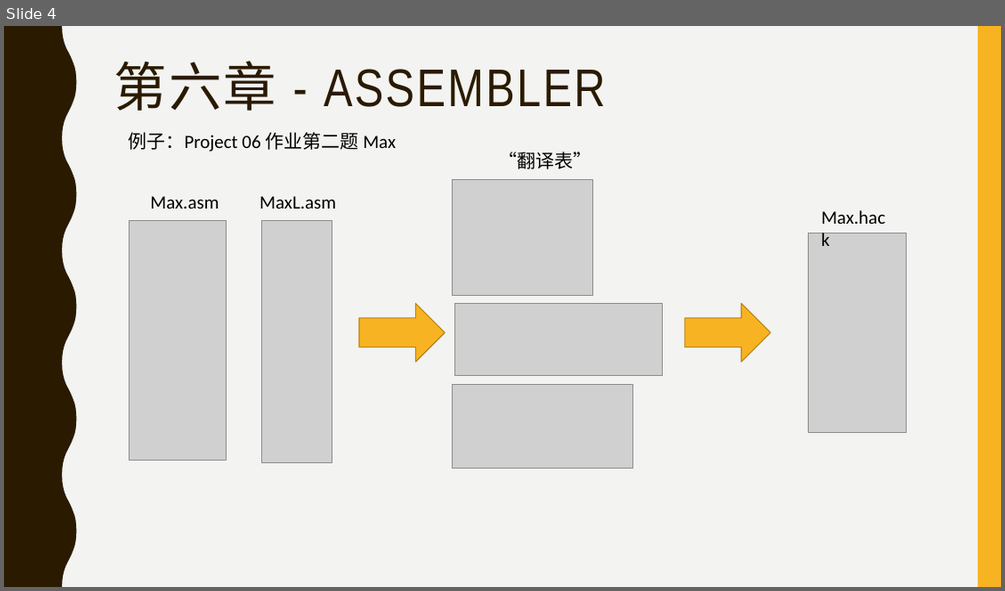
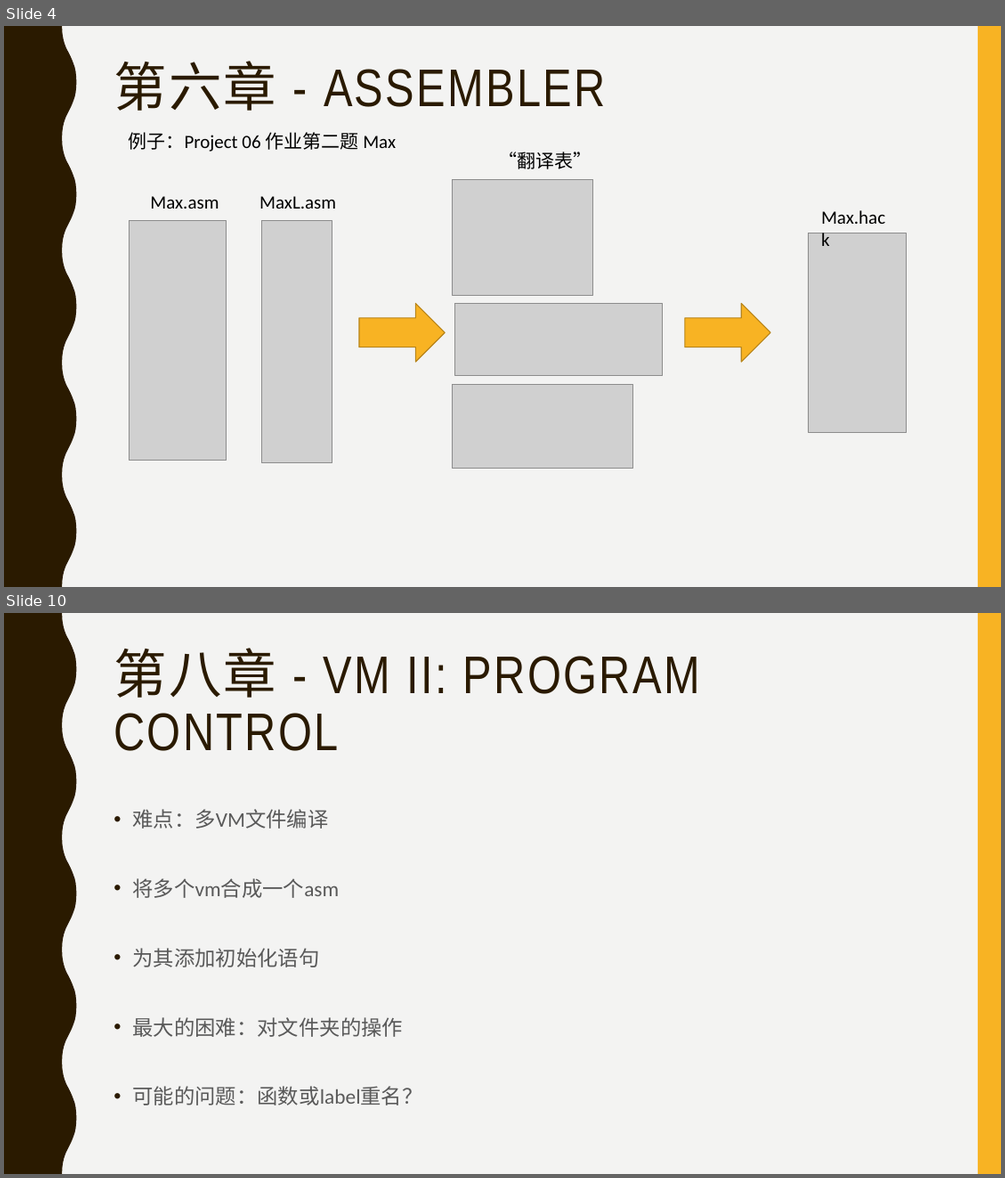
Before and after one commit to jisuansiwei2017/SDCT-2017-Fall, a slide deck: weekly_report/group5/第五组_小组报告_第三周_20171018.pptx. Shown one above the other, each under a label of ours: slide 4 before the commit, slides 4 and 10 after it; the slides between them are not shown. The pictures are 1005x591 and 1005x1178 pixels, drawn with LibreOffice and Linux fonts; fonts in the diff are those of the drawing; grey boxes stand for pictures. Boxes give left, top, right and bottom in pixels: in the first picture for what was removed or moved away, otherwise in the second. Text is boxed around its words. In the diff, an @@ line names an element or a change of style, - is before the commit and + after.

```diff
--- a/weekly_report/group5/第五组_小组报告_第三周_20171018.pptx
+++ b/weekly_report/group5/第五组_小组报告_第三周_20171018.pptx
@@ slide 10 added at [4, 613, 1001, 1174], background #F3F3F2; not listed: 2 template elements that a slide beside it also shows @@
@@ title added at [113, 648, 700, 751], 51 pt, text #2A1A00 @@
+第八章 - VM II: PROGRAM CONTROL
@@ text added at [132, 809, 422, 1105], 20 pt, text #595959 @@
+• 难点：多VM文件编译
+• 将多个vm合成一个asm
+• 为其添加初始化语句
+• 最大的困难：对文件夹的操作
+• 可能的问题：函数或label重名？
```
Also in this commit, not shown: 1 slide changed, 4 other slides added, 3 slides removed.
